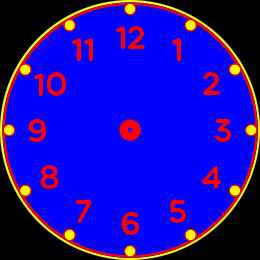
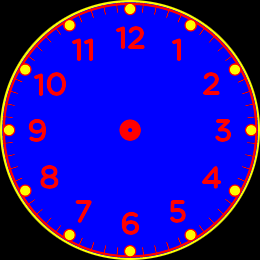
Two versions of the same layered image (260 × 260). Layer-by-layer changes:
painted on "ticks" over [0,0,260,260]
